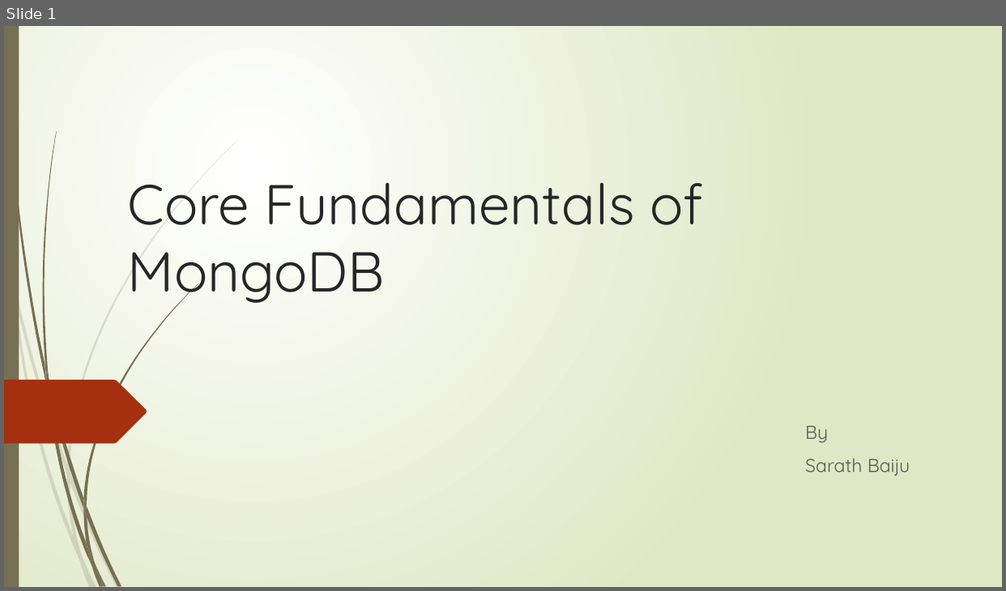
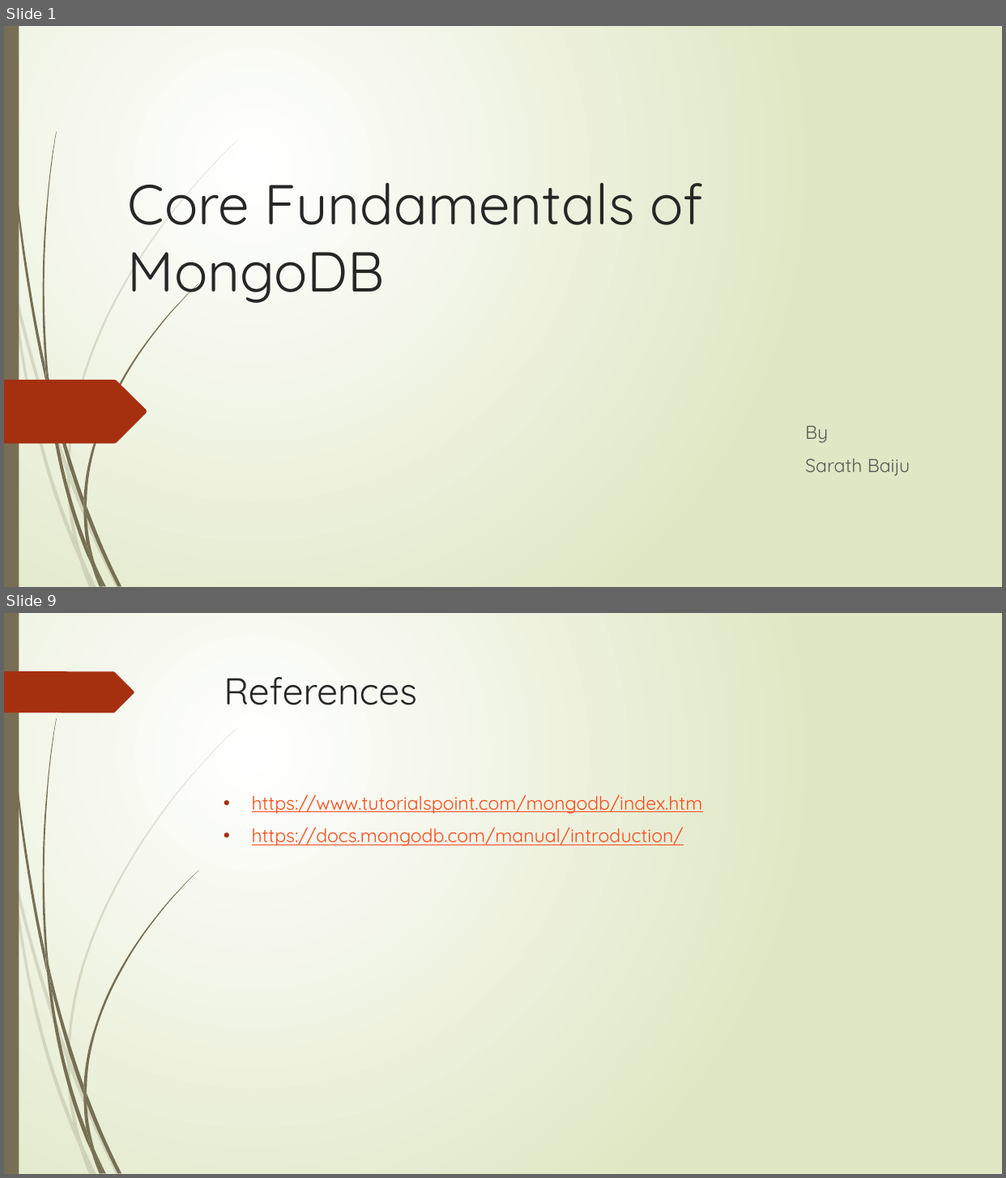
Before and after one commit to SarathBaiju/Training-Topics-2022, a slide deck: Mongodb/MongoDb_Class1.pptx. Shown one above the other, each under a label of ours: slide 1 before the commit, slides 1 and 9 after it; the slides between them are not shown. The pictures are 1006x591 and 1006x1178 pixels, drawn with LibreOffice and Linux fonts; fonts in the diff are those of the drawing. Boxes give left, top, right and bottom in pixels: in the first picture for what was removed or moved away, otherwise in the second. Text is boxed around its words. In the diff, an @@ line names an element or a change of style, - is before the commit and + after.

Commit message:
MongoDb: Class1 ppt added

```diff
--- a/Mongodb/MongoDb_Class1.pptx
+++ b/Mongodb/MongoDb_Class1.pptx
@@ slide 9 added at [4, 613, 1002, 1174], background gradient #FFFFFF to #DFE8C4; not listed: 23 template elements that a slide beside it also shows @@
@@ freeform shape added at [4, 671, 134, 713], fill #A53010 @@
@@ title added at [224, 677, 417, 705], 36 pt, text #262626 @@
+References
@@ text added at [252, 794, 703, 846], 18 pt, text #FB4A18, underline @@
+• https://www.tutorialspoint.com/mongodb/index.htm
+• https://docs.mongodb.com/manual/introduction/
```
Also in this commit, not shown: 7 other slides added.
